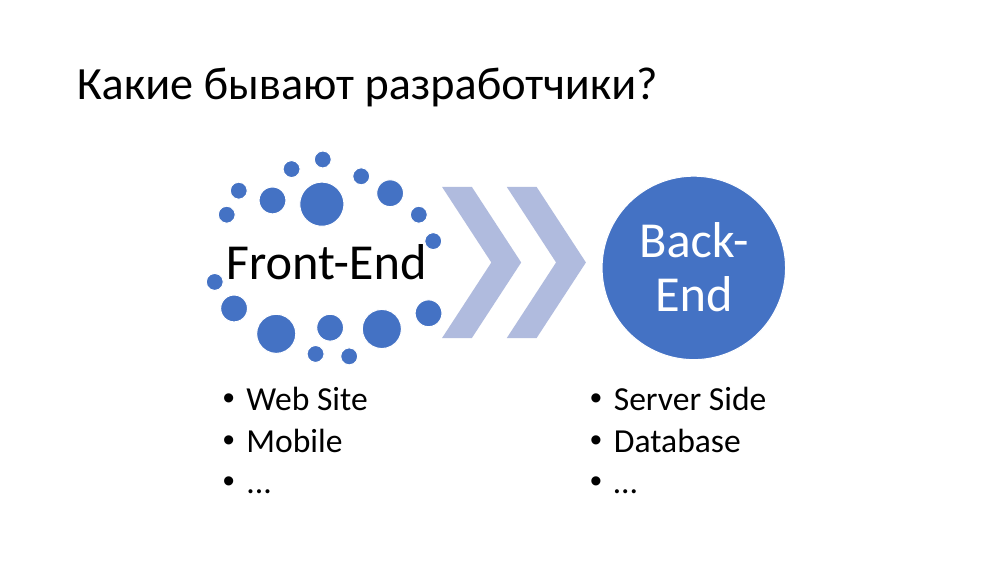
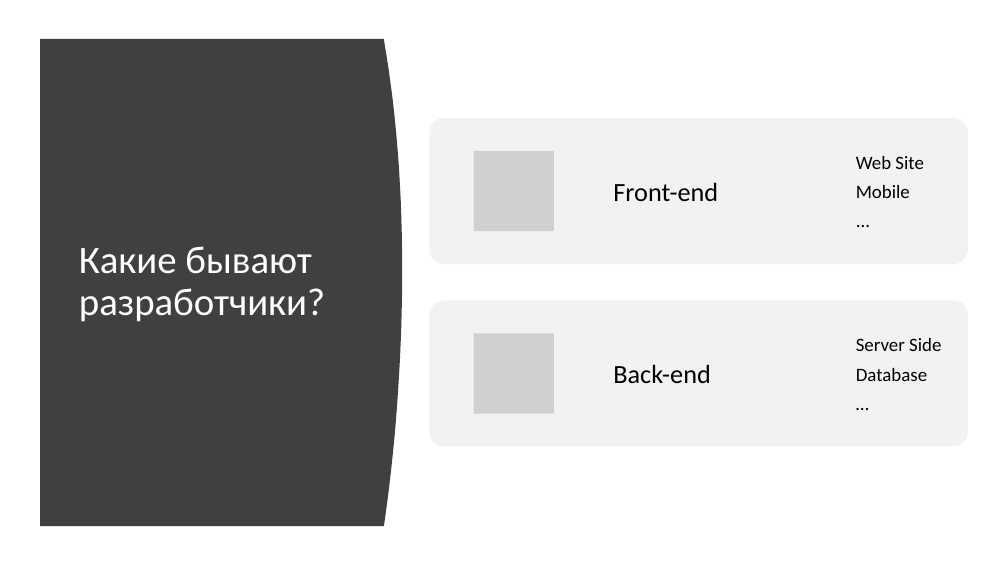
Before and after one commit to kugushev/presentations, a slide deck: slide 7 of Presentation.pptx. Drawn at 1008x567 pixels with LibreOffice and Linux fonts; fonts in the diff are those of the drawing; grey boxes stand for pictures. Boxes give left, top, right and bottom in pixels: in the first picture for what was removed or moved away, otherwise in the second. Text is boxed around its words. In the diff, an @@ line names an element or a change of style, - is before the commit and + after.

```diff
--- a/Presentation.pptx
+++ b/Presentation.pptx
@@ freeform shape added at [40, 39, 402, 526], fill #404040 @@
@@ title "Какие бывают разработчики?": place and size @@
-title "Какие бывают разработчики?" at [77, 67, 658, 107]
+title "Какие бывают разработчики?" at [79, 246, 325, 322]
@@ title "Какие бывают разработчики?" at [79, 246, 325, 322]: size 44 to 37 pt, text colour #000000 to #FFFFFF @@
@@ text "Web Site": place and size @@
-text "Web Site" at [246, 386, 368, 453]
+text "Web Site" at [856, 156, 924, 198]
@@ text "Web Site" at [856, 156, 924, 198]: size 32 to 18 pt; bullet • to none; list level 2 to 1 in "Web Site"; line spacing 0.9 to 1; list level 2 to 1 in "Mobile"; list level 2 to 1 in "..."; vertical alignment top to middle @@
@@ group removed at [206, 151, 786, 365]: 19 ellipses, 2 chevrons @@
@@ text at [613, 182, 718, 201]: text changed; size 48 to 25 pt @@
-Front-End
+Front-end
@@ text "Server Side": place and size @@
-text "Server Side" at [614, 386, 766, 453]
+text "Server Side" at [856, 338, 941, 381]
@@ text "Server Side" at [856, 338, 941, 381]: size 32 to 18 pt; bullet • to none; list level 2 to 1 in "Server Side"; line spacing 0.9 to 1; list level 2 to 1 in "Database"; list level 2 to 1 in "…"; vertical alignment top to middle @@
@@ group added at [430, 118, 968, 446]: 2 rounded rectangles, 2 pictures @@
@@ text at [613, 364, 710, 383]: text changed; size 48 to 25 pt; text colour #FFFFFF to #000000 @@
-Back-End
+Back-end
```
Also in this commit, not shown: 9 other slides changed, 1 slide added.
